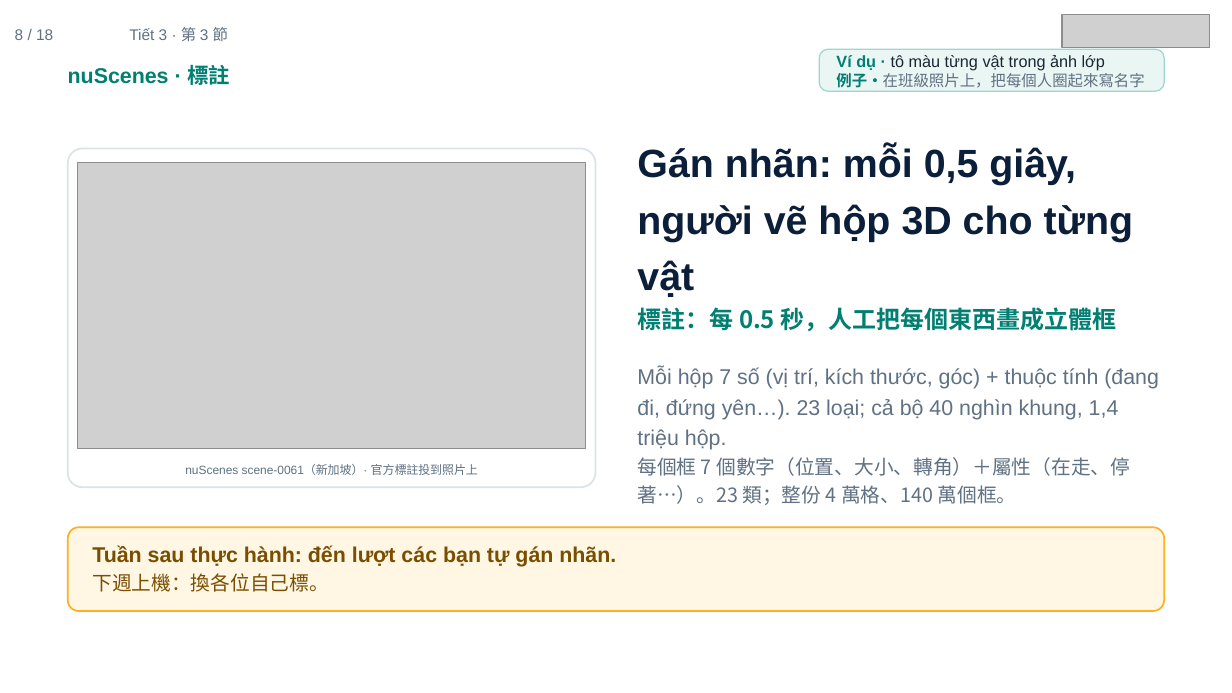
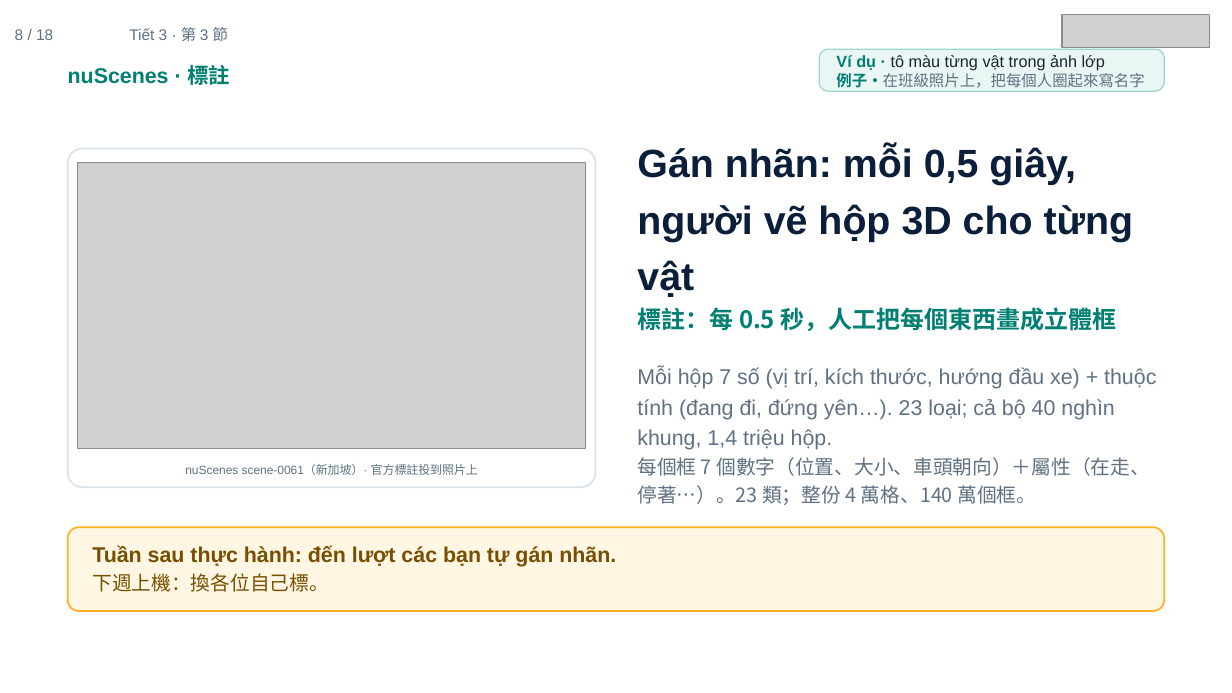
Before and after one commit to ch-neural/MITUST-Principles-of-Self-Driving-Cars, a slide deck: slide 8 of 第七週(10-22)/第七週_第3節_簡報.pptx. Drawn at 1232x693 pixels with LibreOffice and Linux fonts; fonts in the diff are those of the drawing; grey boxes stand for pictures. Boxes give left, top, right and bottom in pixels: in the first picture for what was removed or moved away, otherwise in the second. Text is boxed around its words. In the diff, an @@ line names an element or a change of style, - is before the commit and + after.

```diff
--- a/第七週(10-22)/第七週_第3節_簡報.pptx
+++ b/第七週(10-22)/第七週_第3節_簡報.pptx
@@ text at (637,367,1156,505): text changed @@
-Mỗi hộp 7 số (vị trí, kích thước, góc) + thuộc tính (đang đi, đứng yên…). 23 loại; cả bộ 40 nghìn khung, 1,4 triệu hộp.
-每個框 7 個數字（位置、大小、轉角）＋屬性（在走、停著…）。23 類；整份 4 萬格、140 萬個框。
+Mỗi hộp 7 số (vị trí, kích thước, hướng đầu xe) + thuộc tính (đang đi, đứng yên…). 23 loại; cả bộ 40 nghìn khung, 1,4 triệu hộp.
+每個框 7 個數字（位置、大小、車頭朝向）＋屬性（在走、停著…）。23 類；整份 4 萬格、140 萬個框。
```
Also in this commit, not shown: 4 other files.
